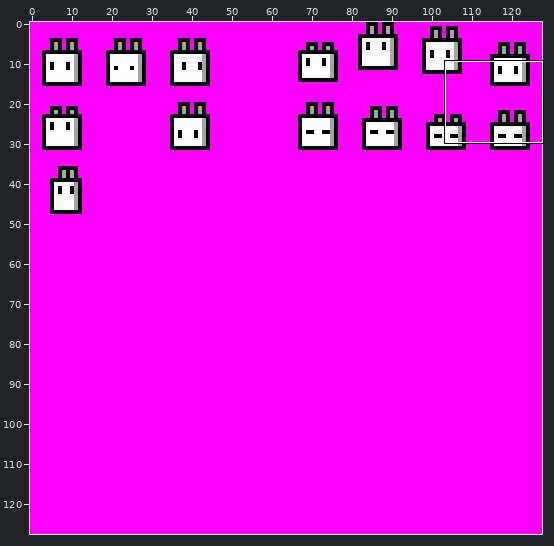
Sprite sheet -- graphics/tuff.png. Above, an overview of the earlier version with the close-up marked.
Close-up. Earlier state:
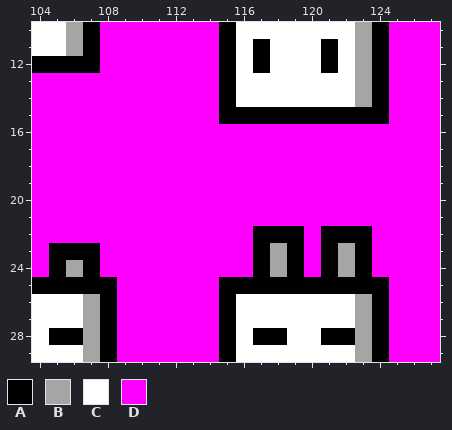
The file is 128x128 pixels. Shown: x 104..127, y 10..29. The commit also changed other parts of the picture, which this record leaves out.
Palette (. is transparent): A #000000  B #a5a5a5  C #ffffff  D #ff00ff
Pixels before, first column x 104:
10 CCBADDDDDDDACCCCCCCBADDD
11 CCBADDDDDDDACACCCACBADDD
12 AAAADDDDDDDACACCCACBADDD
13 DDDDDDDDDDDACCCCCCCBADDD
14 DDDDDDDDDDDACCCCCCCBADDD
15 DDDDDDDDDDDAAAAAAAAAADDD
16 DDDDDDDDDDDDDDDDDDDDDDDD
17 DDDDDDDDDDDDDDDDDDDDDDDD
18 DDDDDDDDDDDDDDDDDDDDDDDD
19 DDDDDDDDDDDDDDDDDDDDDDDD
20 DDDDDDDDDDDDDDDDDDDDDDDD
21 DDDDDDDDDDDDDDDDDDDDDDDD
22 DDDDDDDDDDDDDAAADAAADDDD
23 DAAADDDDDDDDDABADABADDDD
24 DABADDDDDDDDDABADABADDDD
25 AAAAADDDDDDAAAAAAAAAADDD
26 CCCBADDDDDDACCCCCCCBADDD
27 CCCBADDDDDDACCCCCCCBADDD
28 CAABADDDDDDACAACCAABADDD
29 CCCBADDDDDDACCCCCCCBADDD
Now the later version:
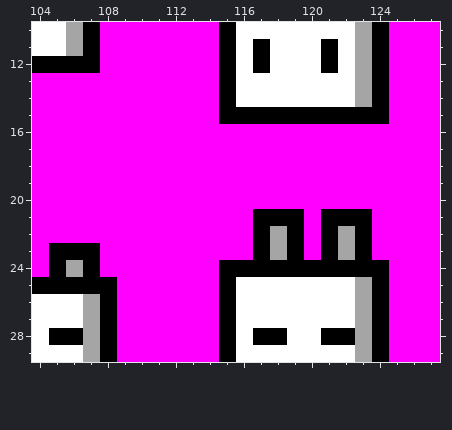
Edits made:
Changed rows in their new state; - is an unchanged pixel.
first column x 115:
21 --AAA-AAA-
22 ---B---B--
24 AA-A-A-A-A
25 -CCCCCCCB-
Where, in picture pixels (left, top, right, bottom), the same in both close-ups:
changed: (219, 209, 389, 294)
